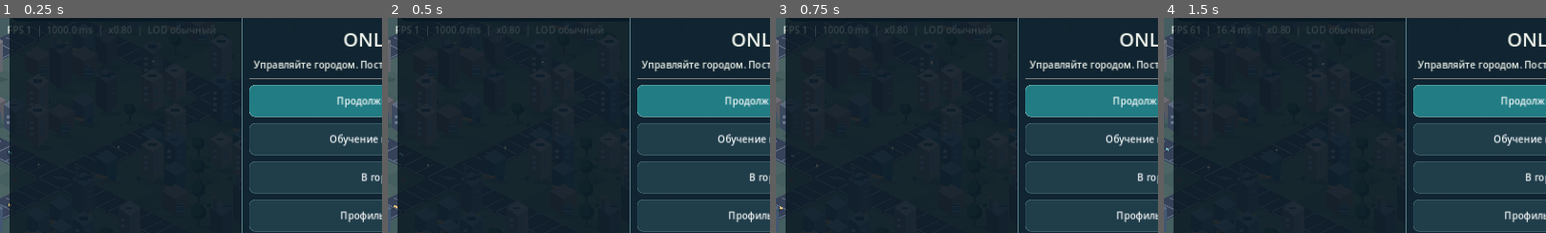
Above: before the commit, frames 1-4 (left to right).
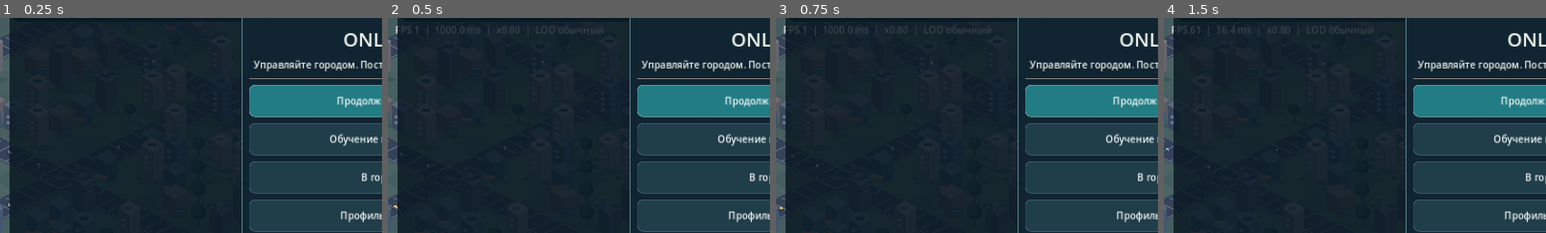
Above: after the commit, the same moments.

Repository: maillunex-lang/ufaeconom
Game: Godot game, scene res://scenes/main.tscn
Same seed, same stepped clock (60 frames per second), same inputs: the game is played once before the commit and once after it.
Inputs:
- Up to frame 1 (0.25 s): no input
- Up to frame 2 (0.5 s): no input
- Up to frame 3 (0.75 s): click "Город" at 0.5 s
- Up to frame 4 (1.5 s): click "Бизнес" at 1.25 s
The pictures show only the part of the screen within x 0-50%, y 9-59%; the shares and areas given below are measured in that part.

The runs differ from the first frame. In frame 1, 0.2% of the frame differs, in the area x 2-57%, y 3-9%; in frame 2, nothing differs; in frame 3, nothing differs; in frame 4, nothing differs.

Commit message:
0.8.3.7 Fix responsive HUD clipping, card overlaps, pointer jitter and FPS diagnostics

Diff:
--- a/scripts/main.gd
+++ b/scripts/main.gd
@@ -67,6 +67,11 @@
 var performance: Node
 var target_zoom := 0.8
 var camera_debug: Label
+var fps_ui_elapsed := 0.0
+var fps_ui_frames := 0
+var mouse_press_origin := Vector2.ZERO
+var mouse_last_position := Vector2.ZERO
+var mouse_drag_active := false
 const CAMERA_MIN_ZOOM := 0.52
 const CAMERA_MAX_ZOOM := 2.0
 const CAMERA_ZOOM_RESPONSE := 13.0
@@ -364,14 +369,18 @@
 			dragging = event.pressed
 			last_mouse = event.position
 			if event.pressed:
+				mouse_press_origin = event.position
+				mouse_drag_active = false
 				moved_since_press = false
-			elif not moved_since_press:
+			elif not mouse_drag_active:
 				_handle_tap(event.position)
 	elif event is InputEventMouseMotion and dragging:
-		if event.position.distance_to(last_mouse) > 2.0:
+		if not mouse_drag_active and event.position.distance_to(mouse_press_origin) >= TAP_DRAG_THRESHOLD:
+			mouse_drag_active = true
 			moved_since_press = true
-		camera.position -= (event.position - last_mouse) / camera.zoom
-		_clamp_camera()
+		if mouse_drag_active:
+			camera.position -= (event.position - last_mouse) / camera.zoom
+			_clamp_camera()
 		last_mouse = event.position
 	queue_redraw()
 
@@ -463,7 +472,11 @@
 	if construction_preview != "" and construction_preview_elapsed < 1.5:
 		construction_preview_elapsed += delta
 		queue_redraw()
-	if camera_debug != null:
+	fps_ui_elapsed += delta
+	fps_ui_frames += 1
+	if camera_debug != null and (fps_ui_elapsed >= 0.5 or fps_ui_frames >= 30):
+		fps_ui_elapsed = 0.0
+		fps_ui_frames = 0
 		camera_debug.text = "FPS %d  |  %.1f ms  |  x%.2f  |  LOD %s" % [
 			Engine.get_frames_per_second(), 1000.0 / maxf(Engine.get_frames_per_second(), 1),
 			camera.zoom.x, "дальний" if camera.zoom.x < 0.72 else "обычный"]
